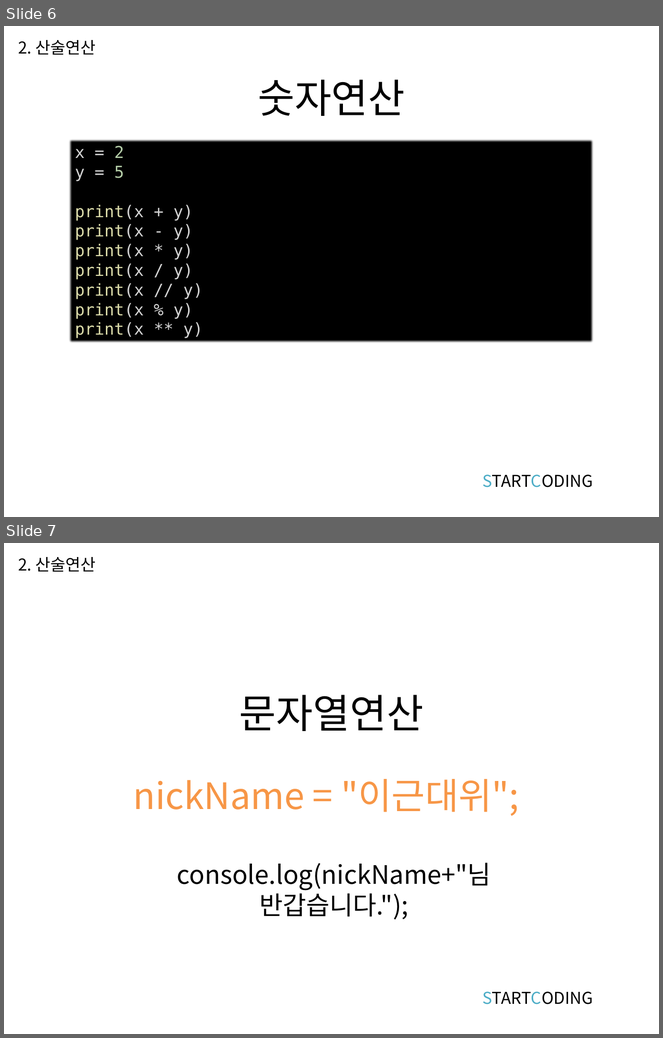
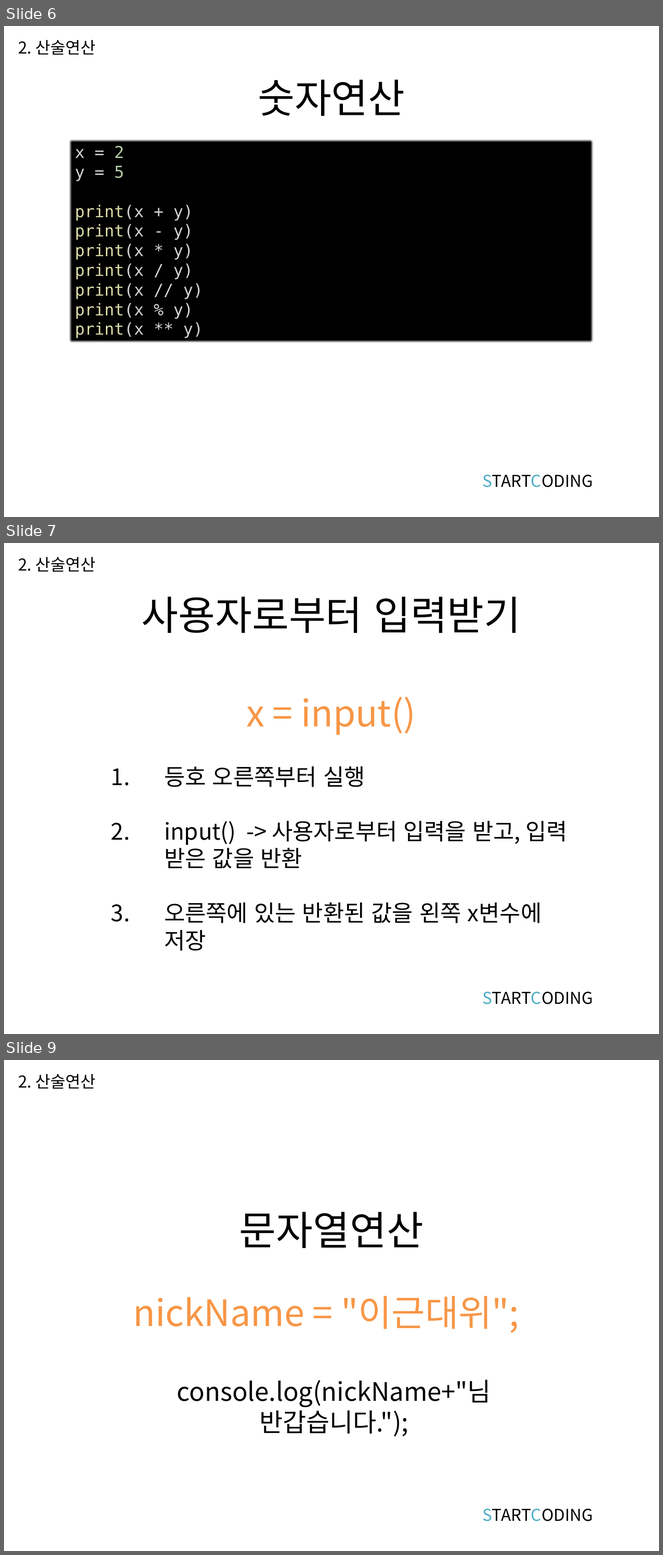
Before and after one commit to kwonkijun/python, a slide deck: 파이썬기초(PPT)/파이썬 기초 3강_연산과 연산자.pptx. Shown one above the other, each under a label of ours: slides 6 and 7 before the commit, slides 6, 7 and 9 after it; the slides between them are not shown. The pictures are 663x1038 and 663x1555 pixels, drawn with LibreOffice and Linux fonts; fonts in the diff are those of the drawing. Boxes give left, top, right and bottom in pixels: in the first picture for what was removed or moved away, otherwise in the second. Text is boxed around its words. In the diff, an @@ line names an element or a change of style, - is before the commit and + after.

```diff
--- a/파이썬기초(PPT)/파이썬 기초 3강_연산과 연산자.pptx
+++ b/파이썬기초(PPT)/파이썬 기초 3강_연산과 연산자.pptx
@@ slide 7 added at [4, 543, 659, 1034], background #FFFFFF @@
@@ text added at [18, 557, 96, 572], 18 pt, text #000000 @@
+2. 산술연산
@@ title added at [142, 597, 521, 633], 44 pt, text #000000 @@
+사용자로부터 입력받기
@@ text added at [246, 697, 416, 735], 40 pt, text #F79646 @@
+x = input()
@@ text added at [164, 766, 568, 951], 25 pt, text #000000 @@
+1. 등호 오른쪽부터 실행
+2. input() -> 사용자로부터 입력을 받고, 입력 받은 값을 반환
+3. 오른쪽에 있는 반환된 값을 왼쪽 x변수에 저장
@@ text added at [482, 992, 593, 1005], 18 pt, text #000000 @@
+STARTCODING
@@ what was slide 7 is now slide 9 @@
```
Also in this commit, not shown: 5 slides changed, 2 other slides added, 12 other files.
